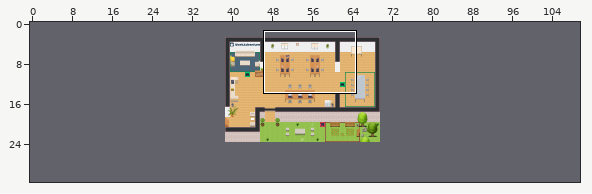
Two versions of a level (Tiled map (JSON), map.tmj). The first picture is a wide view before the edit; the outline marks the close-up.
Close-up. Before:
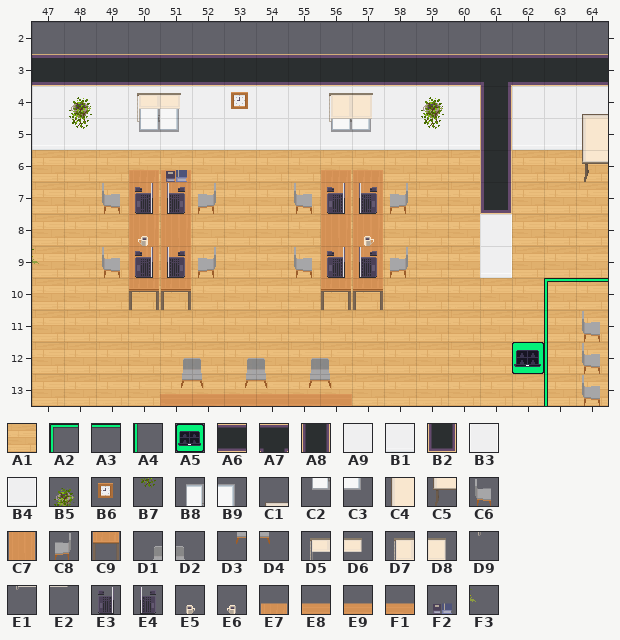
Cells are 32x32 px. Shown: x 47..64, y 2..13. The commit also changed other parts of the map, which this record leaves out. The old version is drawn lined up with the new one.
Key: from "Chunk 1": A1 2, A2 5, A3 6, A4 8, A5 13, A6 24, A7 25, A8 27, A9 28, B1 29, B2 30, B3 31, B4 32, B5 46, B6 47, B7 48, B8 59, B9 60, C1 61, C2 67, C3 68, C4 69, C5 76, C6 81, C7 82, C8 83, C9 89, D1 96, D2 97, D3 100, D4 101, D5 138, D6 139, D7 140, D8 141, D9 142, E1 144, E2 145, E3 147, E4 148, E5 150, E6 150 flipped left-right, E7 161, E8 168, E9 169, F1 170, F2 194, F3 197.
__ is an empty cell, ## one hidden under a higher layer.
Layers that did not change in this view are not listed.
Layer "floor/floor1" before, first column x 47:
 2 __ __ __ __ __ __ __ __ __ __ __ __ __ __ __ __ __ __
 3 __ __ __ __ __ __ __ __ __ __ __ __ __ __ __ __ __ __
 4 __ __ __ __ __ __ __ __ __ __ __ __ __ __ __ __ __ __
 5 __ __ __ __ __ __ __ __ __ __ __ __ __ __ __ __ __ __
 6 A1 A1 A1 A1 A1 A1 A1 A1 A1 A1 A1 A1 A1 A1 ## A1 A1 A1
 7 A1 A1 A1 A1 A1 A1 A1 A1 A1 A1 A1 A1 A1 A1 ## A1 A1 A1
 8 A1 A1 A1 A1 A1 A1 A1 A1 A1 A1 A1 A1 A1 A1 ## A1 A1 A1
 9 A1 A1 A1 A1 A1 A1 A1 A1 A1 A1 A1 A1 A1 A1 ## A1 A1 A1
10 A1 A1 A1 A1 A1 A1 A1 A1 A1 A1 A1 A1 A1 A1 A1 A1 A1 A1
11 A1 A1 A1 A1 A1 A1 A1 A1 A1 A1 A1 A1 A1 A1 A1 A1 A1 A1
12 A1 A1 A1 A1 A1 A1 A1 A1 A1 A1 A1 A1 A1 A1 A1 A1 A1 A1
13 A1 A1 A1 A1 A1 A1 A1 A1 A1 A1 A1 A1 A1 A1 A1 A1 A1 A1
Layer "floor/floor2" before, first column x 56:
 2 __ __ __ __ __ __ __ __ __
 3 __ __ __ __ __ __ __ __ __
 4 __ __ __ __ __ __ __ __ __
 5 __ __ __ __ __ __ __ __ __
 6 __ __ __ __ __ __ __ __ __
 7 __ __ __ __ __ __ __ __ __
 8 __ __ __ __ __ __ __ __ __
 9 __ __ __ __ __ __ __ __ __
10 __ __ __ __ __ __ __ A2 A3
11 __ __ __ __ __ __ __ A4 __
12 __ __ __ __ __ __ A5 A4 __
13 __ __ __ __ __ __ __ A4 __
Layer "walls/walls1" before, first column x 47:
 2 __ __ __ __ __ __ __ __ __ __ __ __ __ __ __ __ __ __
 3 A6 A6 A6 A6 A6 A6 A6 A6 A6 A6 A6 A6 A6 A6 A7 A6 A6 A6
 4 A9 A9 A9 A9 A9 A9 A9 A9 A9 A9 A9 A9 A9 A9 A8 A9 A9 A9
 5 B1 B1 B1 B1 B1 B1 B1 B1 B1 B1 B1 B1 B1 B1 A8 B1 B1 B1
 6 __ __ __ __ __ __ __ __ __ __ __ __ __ __ A8 __ __ __
 7 __ __ __ __ __ __ __ __ __ __ __ __ __ __ B2 __ __ __
 8 __ __ __ __ __ __ __ __ __ __ __ __ __ __ B3 __ __ __
 9 __ __ __ __ __ __ __ __ __ __ __ __ __ __ B4 __ __ __
10 __ __ __ __ __ __ __ __ __ __ __ __ __ __ __ __ __ __
11 __ __ __ __ __ __ __ __ __ __ __ __ __ __ __ __ __ __
12 __ __ __ __ __ __ __ __ __ __ __ __ __ __ __ __ __ __
13 __ __ __ __ __ __ __ __ __ __ __ __ __ __ __ __ __ __
Layer "furniture/furniture2" before, first column x 47:
 2 __ __ __ __ __ __ __ __ __ __ __ __ __ __ __ __ __ __
 3 __ __ __ __ __ __ __ __ __ __ __ __ __ __ __ __ __ __
 4 __ __ __ B8 B9 __ __ __ __ B8 B9 __ __ __ __ __ __ C1
 5 __ __ __ C2 C3 __ __ __ __ C2 C3 __ __ __ __ __ __ C4
 6 __ __ __ __ __ __ __ __ __ __ __ __ __ __ __ __ __ C5
 7 __ __ C6 C7 C7 C8 __ __ C6 C7 C7 C8 __ __ __ __ __ __
 8 __ __ __ C7 C7 __ __ __ __ C7 C7 __ __ __ __ __ __ __
 9 __ __ C6 C7 C7 C8 __ __ C6 C7 C7 C8 __ __ __ __ __ __
10 __ __ __ C9 C9 __ __ __ __ C9 C9 __ __ __ __ __ __ __
11 __ __ __ __ __ __ __ __ __ __ __ __ __ __ __ __ __ C6
12 __ __ __ __ D1 D2 D1 D2 D1 D2 __ __ __ __ __ __ __ C6
13 __ __ __ __ D3 D4 D3 D4 D3 D4 __ __ __ __ __ __ __ C6
Layer "furniture/furniture3" before, first column x 47:
 2 __ __ __ __ __ __ __ __ __ __ __ __ __ __ __ __ __
 3 __ __ __ __ __ __ __ __ __ __ __ __ __ __ __ __ __
 4 __ __ __ D5 D6 __ __ __ __ D7 D8 __ __ __ __ __ __
 5 __ __ __ D9 __ __ __ __ __ E1 E2 __ __ __ __ __ __
 6 __ __ __ __ __ __ __ __ __ __ __ __ __ __ __ __ __
 7 __ __ __ E3 E4 __ __ __ __ E3 E4 __ __ __ __ __ __
 8 __ __ __ E6 __ __ __ __ __ __ E5 __ __ __ __ __ __
 9 __ __ __ E3 E4 __ __ __ __ E3 E4 __ __ __ __ __ __
10 __ __ __ __ __ __ __ __ __ __ __ __ __ __ __ __ __
11 __ __ __ __ __ __ __ __ __ __ __ __ __ __ __ __ __
12 __ __ __ __ __ __ __ __ __ __ __ __ __ __ __ __ __
13 __ __ __ __ __ __ __ __ __ __ __ __ __ __ __ __ __
Layer "above/above1" before, first column x 47:
 2 __ __ __ __ __ __ __ __ __ __ __ __ __ __ __ __ __
 3 __ __ __ __ __ __ __ __ __ __ __ __ __ __ __ __ __
 4 __ __ __ __ __ __ __ __ __ __ __ __ __ __ __ __ __
 5 __ __ __ __ __ __ __ __ __ __ __ __ __ __ __ __ __
 6 __ __ __ E7 E7 __ __ __ __ E7 E7 __ __ __ __ __ __
 7 __ __ __ __ __ __ __ __ __ __ __ __ __ __ __ __ __
 8 __ __ __ __ __ __ __ __ __ __ __ __ __ __ __ __ __
 9 __ __ __ __ __ __ __ __ __ __ __ __ __ __ __ __ __
10 __ __ __ __ __ __ __ __ __ __ __ __ __ __ __ __ __
11 __ __ __ __ __ __ __ __ __ __ __ __ __ __ __ __ __
12 __ __ __ __ __ __ __ __ __ __ __ __ __ __ __ __ __
13 __ __ __ __ E8 E9 E9 E9 E9 F1 __ __ __ __ __ __ __
And afterwards:
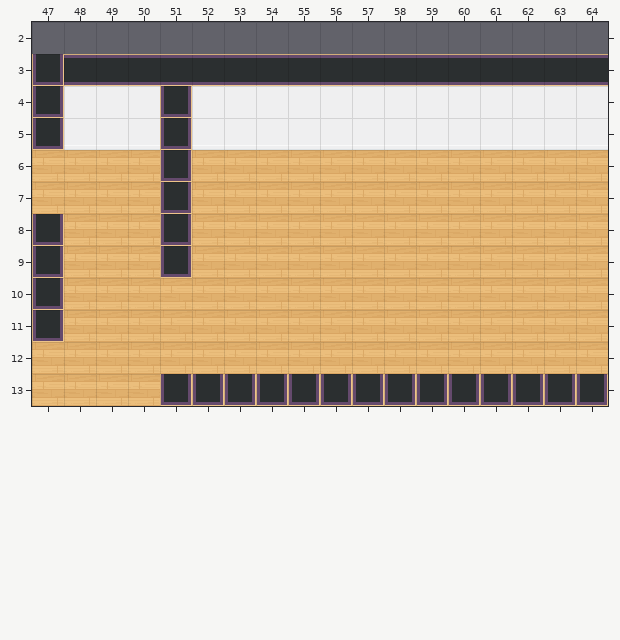
The exact change:
Changed rows in their new state; .. is an unchanged cell.
map size 31x21 -> 110x32 cells (old content now starts at 39,3; both pictures use the new coordinates)
Layer "floor/floor1":
first column x 47:
 6 .. .. .. __ __ .. .. .. .. __ __ .. .. .. .. .. .. __
 7 .. .. __ __ __ __ .. .. __ __ __ __ .. .. .. .. .. ..
 8 __ .. .. __ __ .. .. .. .. __ __ .. .. .. .. .. .. ..
 9 __ .. __ __ __ __ .. .. __ __ __ __ .. .. .. .. .. ..
10 __ .. .. __ __ .. .. .. .. __ __ .. .. .. .. .. __ __
11 __ .. .. .. .. .. .. .. .. .. .. .. .. .. .. .. __ __
12 .. .. .. .. __ __ __ __ __ __ .. .. .. .. .. __ __ __
13 .. .. .. .. __ __ __ __ __ __ __ __ __ __ __ __ __ __
Layer "floor/floor2":
first column x 62:
10 .. __ __
11 .. __ ..
12 __ __ ..
13 .. __ ..
Layer "walls/walls1":
first column x 47:
 3 B2 .. .. .. .. .. .. .. .. .. .. .. .. .. A6 .. .. ..
 4 B2 .. .. .. B2 .. .. .. .. .. .. .. .. .. A9 .. .. ..
 5 B2 .. .. .. B2 .. .. .. .. .. .. .. .. .. B1 .. .. ..
 6 .. .. .. A1 B2 .. .. .. .. A1 A1 .. .. .. A1 .. .. A1
 7 .. .. A1 A1 B2 A1 .. .. A1 A1 A1 A1 .. .. A1 .. .. ..
 8 B2 .. .. A1 B2 .. .. .. .. A1 A1 .. .. .. A1 .. .. ..
 9 B2 .. A1 A1 B2 A1 .. .. A1 A1 A1 A1 .. .. A1 .. .. ..
10 B2 .. .. A1 A1 .. .. .. .. A1 A1 .. .. .. .. .. A1 A1
11 B2 .. .. .. .. .. .. .. .. .. .. .. .. .. .. .. A1 A1
12 .. .. .. .. A1 A1 A1 A1 A1 A1 .. .. .. .. .. A1 A1 A1
13 .. .. .. .. B2 B2 B2 B2 B2 B2 B2 B2 B2 B2 B2 B2 B2 B2
Layer "walls/walls2":
first column x 48:
 4 __ .. .. .. .. __ .. .. .. .. .. __
 5 __ .. .. .. .. .. .. .. .. .. .. __
Layer "furniture/furniture2":
first column x 49:
 4 .. __ __ .. .. .. .. __ __ .. .. .. .. .. .. __
 5 .. __ __ .. .. .. .. __ __ .. .. .. .. .. .. __
 6 .. .. .. .. .. .. .. .. .. .. .. .. .. .. .. __
 7 __ __ __ __ .. .. __ __ __ __ .. .. .. .. .. ..
 8 .. __ __ .. .. .. .. __ __ .. .. .. .. .. .. ..
 9 __ __ __ __ .. .. __ __ __ __ .. .. .. .. .. ..
10 .. __ __ .. .. .. .. __ __ .. .. .. .. .. .. ..
11 .. .. .. .. .. .. .. .. .. .. .. .. .. .. .. __
12 .. .. __ __ __ __ __ __ .. .. .. .. .. .. .. __
13 .. .. __ __ __ __ __ __ .. .. .. .. .. .. .. __
Layer "furniture/furniture3":
first column x 50:
 4 __ __ .. .. .. .. __ __
 5 __ .. .. .. .. .. __ __
 7 __ __ .. .. .. .. __ __
 8 __ .. .. .. .. .. .. __
 9 __ __ .. .. .. .. __ __
Layer "above/above1":
first column x 50:
 6 __ __ .. .. .. .. __ __
first column x 51:
13 __ __ __ __ __ __
Layer "above/above2":
first column x 47:
 6 .. .. .. .. __
 9 __ .. .. .. ..
Where, in picture pixels (left, top, right, bottom), the same in both close-ups:
changed: (32, 54, 92, 150)
changed: (102, 82, 608, 406)
changed: (32, 214, 64, 342)
